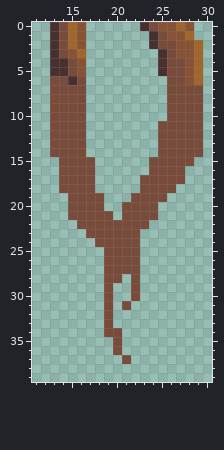
File history of a pixel-art sprite, Assets/Sprites/root_tip_straight.PNG. The picture above was drawn from the file before the commit.
The file is 40x40 pixels. Pixels under 10% opacity are left out. Shown: x 11..30, y 0..39.
New version:
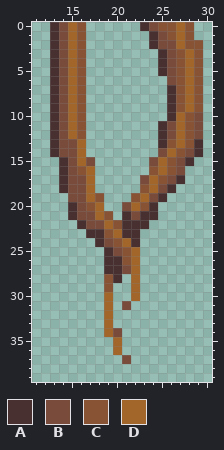
Palette (. is transparent): A #482f30  B #794b3a  C #875334  D #a2662b
From old to new:
Changed rows in their new state; - is an unchanged pixel.
first column x 13:
 1 --------------DC-
 2 --------------D-C
 3 --DC-----------DC
 4 -BD-----------CDC
 5 -BD-----------CDC
 6 A-DC----------CDC
 7 A-DC---------ACDC
 8 A-DC---------ACDC
 9 A-DC---------ACDC
10 A-DC---------ADC-
11 A-DC--------A-DC-
12 A-DC--------A-DC-
13 A--D--------ACDCA
14 A--D---------DC-A
15 -A-D--------DC-A-
16 -A-CD------CDC---
17 -A--D------DC-A--
18 -A--D-----CD-A---
19 ----DC---CD-A----
20 --A-CD---DCA-----
21 --A--DC-A-AA-----
22 ---A--DCAAA------
23 ----AACDAA-------
24 -----A-CDA-------
25 ------A-CD-------
26 ------AACD-------
27 ------AA-D-------
28 ------CA-D-------
29 ------C--D-------
30 ------D--D-------
31 ------D----------
32 ------D----------
33 ------D----------
34 ------D----------
35 -------D---------
36 -------D---------
Where, in picture pixels (left, top, right, bottom), the same in both pictures:
changed: (50, 31, 203, 355)
